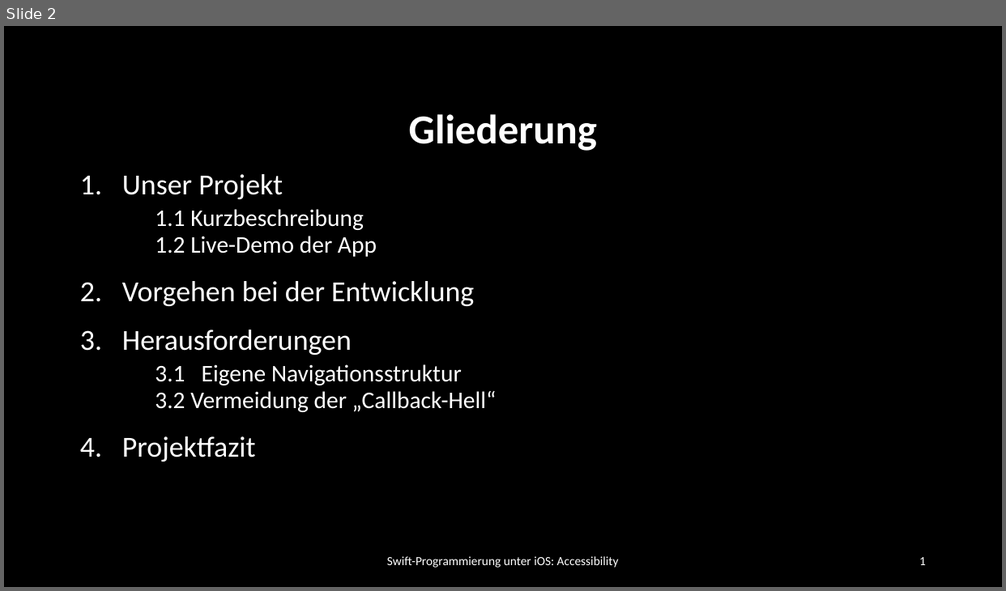
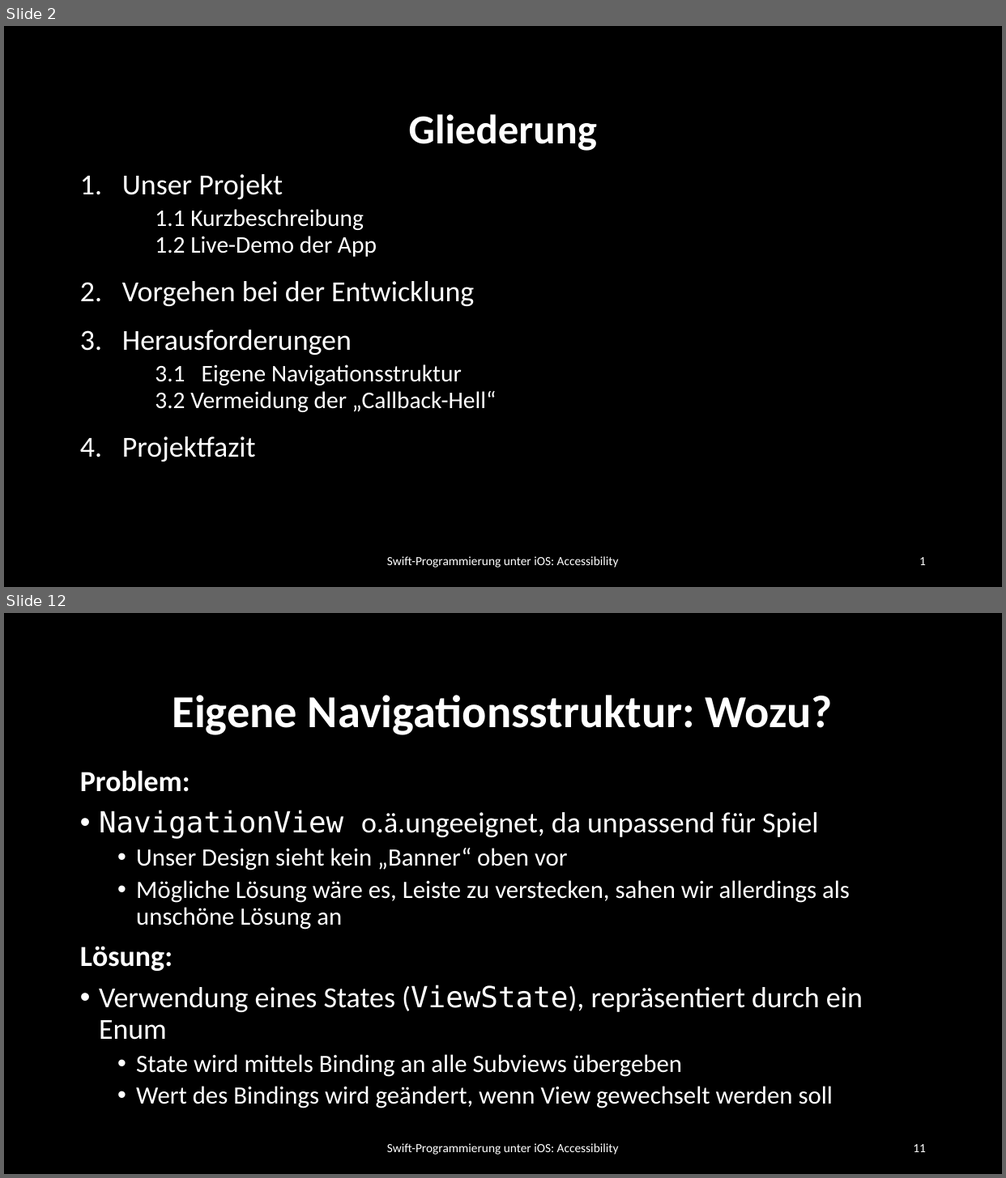
Before and after one commit to dspengler99/Quiz-With-Me, a slide deck: Präsentation/Quiz With Me.pptx. Shown one above the other, each under a label of ours: slide 2 before the commit, slides 2 and 12 after it; the slides between them are not shown. The pictures are 1006x591 and 1006x1178 pixels, drawn with LibreOffice and Linux fonts; fonts in the diff are those of the drawing; background and template pictures are left out. Boxes give left, top, right and bottom in pixels: in the first picture for what was removed or moved away, otherwise in the second. Text is boxed around its words. In the diff, an @@ line names an element or a change of style, - is before the commit and + after.

```diff
--- a/Präsentation/Quiz With Me.pptx
+++ b/Präsentation/Quiz With Me.pptx
@@ slide 12 added at (4, 613, 1002, 1174), background #000000 @@
@@ title added at (172, 695, 833, 735), 44 pt, text #FFFFFF, bold @@
+Eigene Navigationsstruktur: Wozu?
@@ text added at (80, 770, 863, 1109), 24 pt, text #FFFFFF @@
+Problem:
+• NavigationView o.ä.ungeeignet, da unpassend für Spiel
+  • Unser Design sieht kein „Banner“ oben vor
+  • Mögliche Lösung wäre es, Leiste zu verstecken, sahen wir allerdings als unschöne Lösung an
+Lösung:
+• Verwendung eines States (ViewState), repräsentiert durch ein Enum
+  • State wird mittels Binding an alle Subviews übergeben
+  • Wert des Bindings wird geändert, wenn View gewechselt werden soll
@@ text added at (387, 1144, 619, 1155), 12 pt, text #FFFFFF @@
+Swift-Programmierung unter iOS: Accessibility
@@ page number added at (913, 1144, 926, 1152), 12 pt, text #FFFFFF @@
+11
```
Also in this commit, not shown: 18 other slides added, 2 other files.
